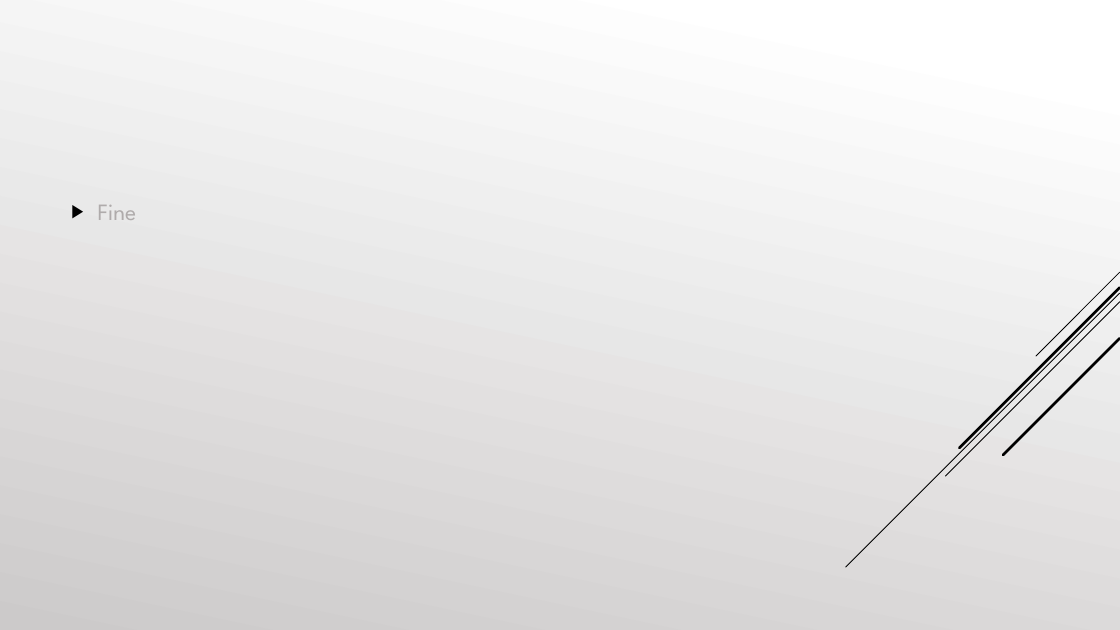
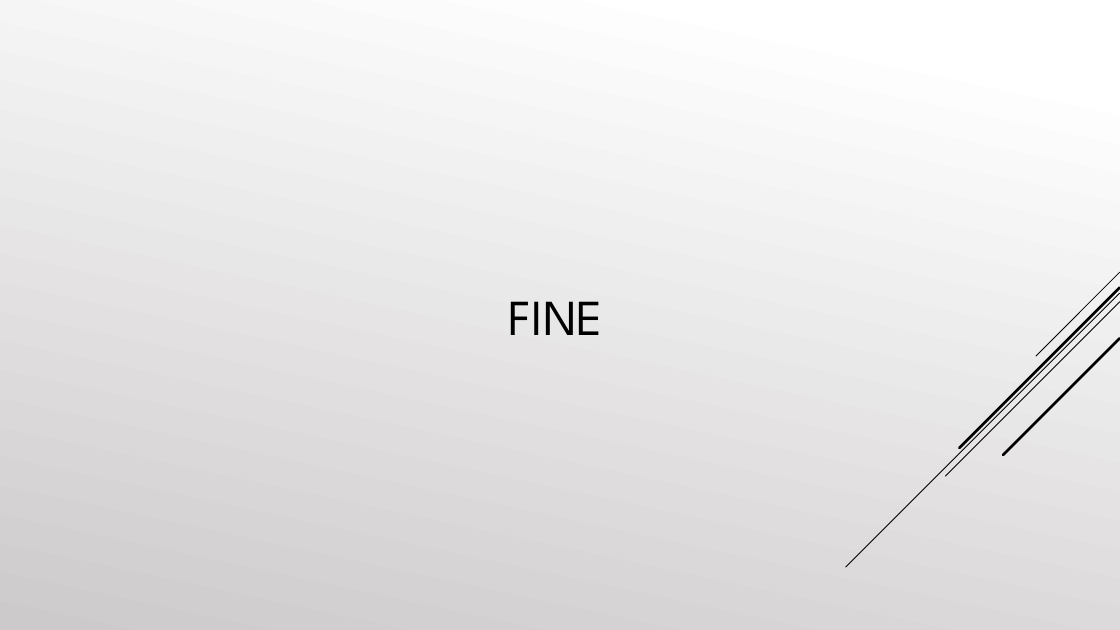
Before and after one commit to cosimob28/GamesHub, a slide deck: slide 57 of Work in progress/Presentazione/GamesHub.pptx (slide 56 before the commit). Drawn at 1120x630 pixels with LibreOffice and Linux fonts; fonts in the diff are those of the drawing. Boxes give left, top, right and bottom in pixels: in the first picture for what was removed or moved away, otherwise in the second. Text is boxed around its words. In the diff, an @@ line names an element or a change of style, - is before the commit and + after.

```diff
--- a/Work in progress/Presentazione/GamesHub.pptx
+++ b/Work in progress/Presentazione/GamesHub.pptx
@@ title at <box>509,301,604,335</box>: text changed; size 20 to 43.2 pt; text colour #AFABAB to #000000 @@
-▶ Fine
+FINE
```
Also in this commit, not shown: 16 other slides changed, 2 slides added, 1 slide removed.
